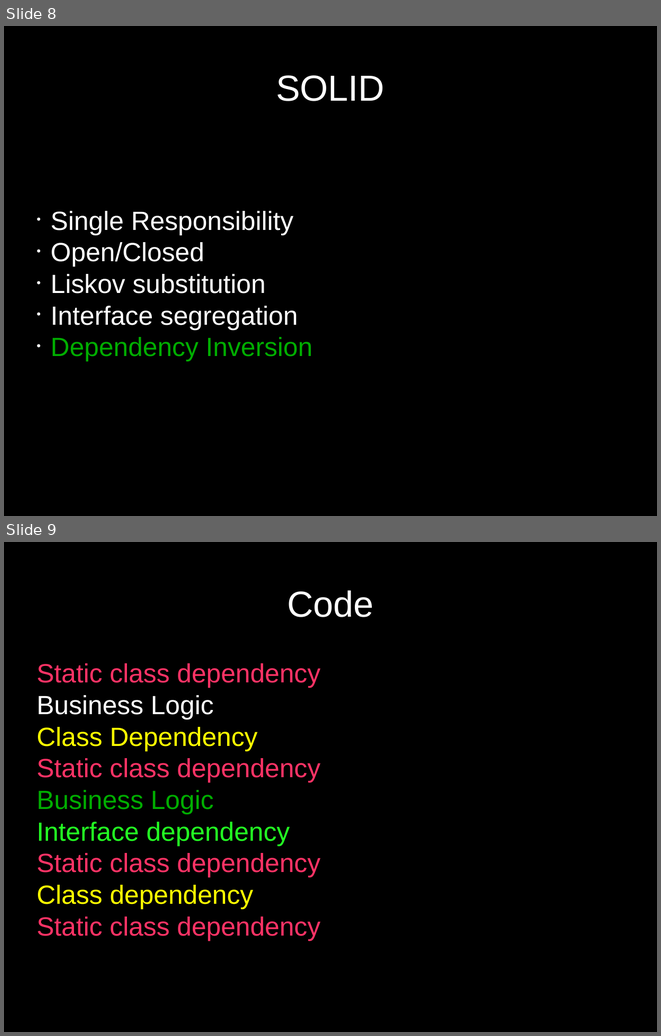
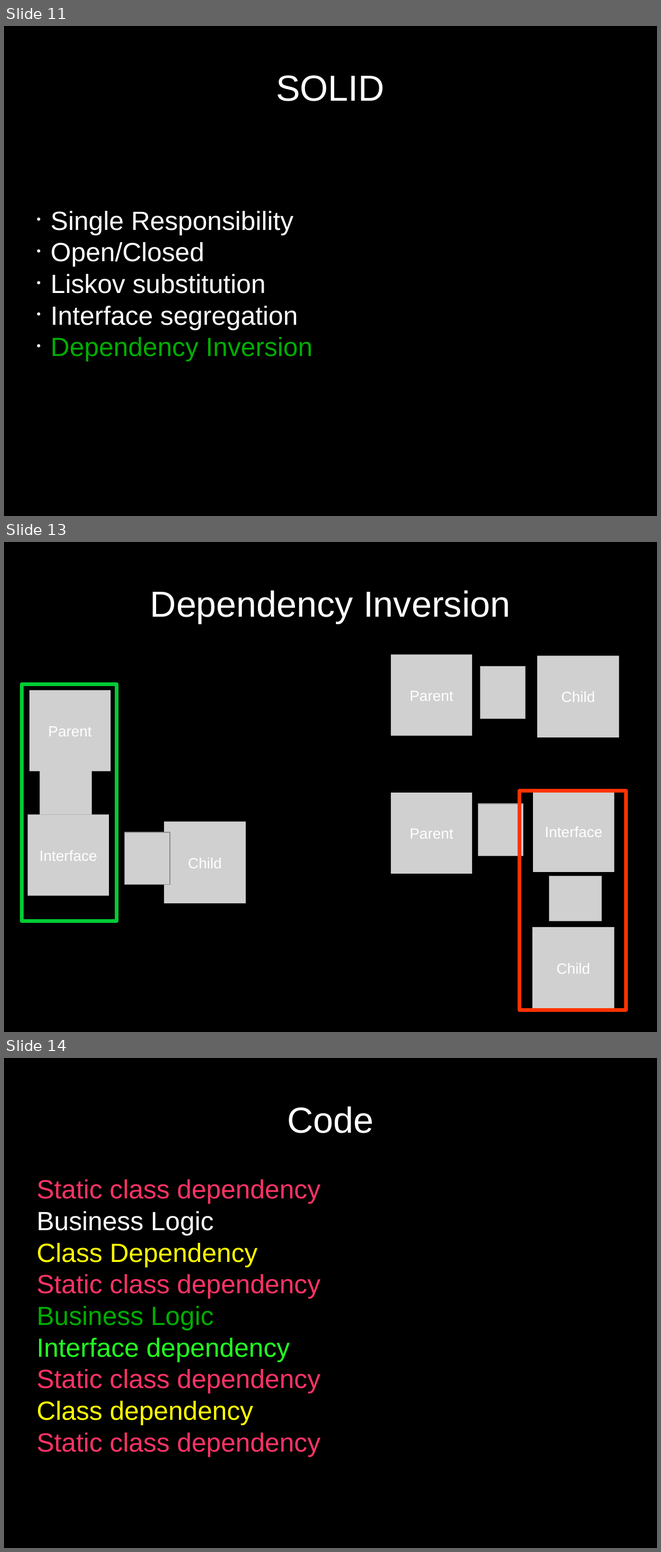
Before and after one commit to ChrisLynch42/presentations, a slide deck: codepalousa/legacy_code/coudepalousa.odp. Shown one above the other, each under a label of ours: slides 8 and 9 before the commit, slides 11, 13 and 14 after it; the slides between them are not shown. The pictures are 661x1036 and 661x1552 pixels, drawn with LibreOffice and Linux fonts; fonts in the diff are those of the drawing; grey boxes stand for pictures. Boxes give left, top, right and bottom in pixels: in the first picture for what was removed or moved away, otherwise in the second. Text is boxed around its words. In the diff, an @@ line names an element or a change of style, - is before the commit and + after.

```diff
--- a/codepalousa/legacy_code/coudepalousa.odp
+++ b/codepalousa/legacy_code/coudepalousa.odp
@@ slide 13 added at (4,542,657,1032), background #000000 @@
@@ title added at (150,590,510,624), 44 pt, text #FFFFFF @@
+Dependency Inversion
@@ picture added at (391,654,472,736), 18 pt, text #FFFFFF @@
+Parent
@@ picture added at (480,667,526,718) @@
@@ picture added at (537,656,619,738), 18 pt, text #FFFFFF @@
+Child
@@ rectangle added at (22,684,116,921), outline #00CC33 4.51 pt @@
@@ picture added at (29,690,111,771), 18 pt, text #FFFFFF @@
+Parent
@@ picture added at (40,769,91,814) @@
@@ picture added at (391,793,472,874), 18 pt, text #FFFFFF @@
+Parent
@@ rectangle added at (520,791,626,1010), outline #FF3300 4.51 pt @@
@@ picture added at (533,791,615,872), 18 pt, text #FFFFFF @@
+Interface
@@ picture added at (478,804,523,856) @@
@@ picture added at (28,814,109,896), 18 pt, text #FFFFFF @@
+Interface
@@ picture added at (164,822,246,903), 18 pt, text #FFFFFF @@
+Child
@@ picture added at (125,832,170,884) @@
@@ picture added at (549,876,601,921) @@
@@ picture added at (532,927,615,1009), 18 pt, text #FFFFFF @@
+Child
@@ what was slide 8 is now slide 11 @@
@@ what was slide 9 is now slide 14 @@
```
Also in this commit, not shown: 2 slides changed, 5 other slides added.
